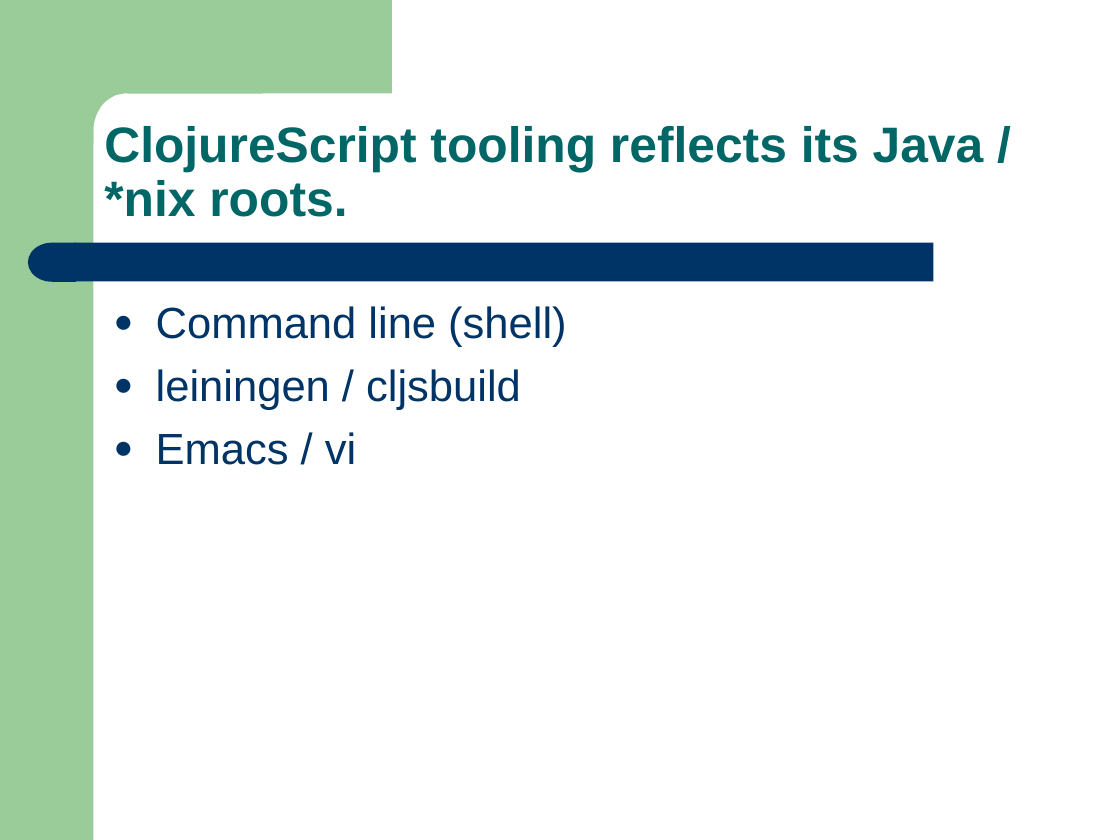
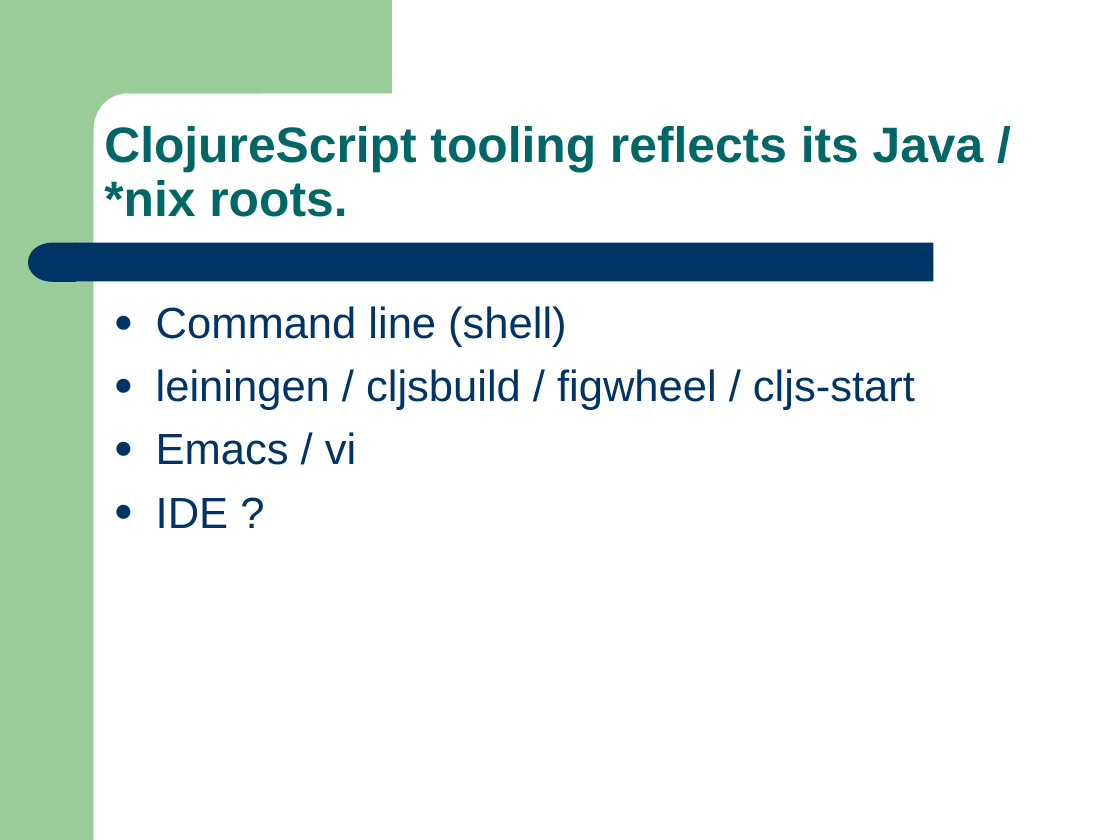
Before and after one commit to mrwizard82d1/yctiam, a slide deck: slide 5 of yctiam.ppt. Drawn at 1120x840 pixels with LibreOffice and Linux fonts; fonts in the diff are those of the drawing. Boxes give left, top, right and bottom in pixels: in the first picture for what was removed or moved away, otherwise in the second. Text is boxed around its words. In the diff, an @@ line names an element or a change of style, - is before the commit and + after.

```diff
--- a/yctiam.ppt
+++ b/yctiam.ppt
@@ text at bbox=[156, 369, 915, 410]: text changed @@
-● leiningen / cljsbuild
+● leiningen / cljsbuild / figwheel / cljs-start
@@ text at bbox=[156, 498, 228, 528]: paragraph added @@
+● IDE ?
```
Also in this commit, not shown: 7 other slides changed, 4 slides added, 3 slides removed.
